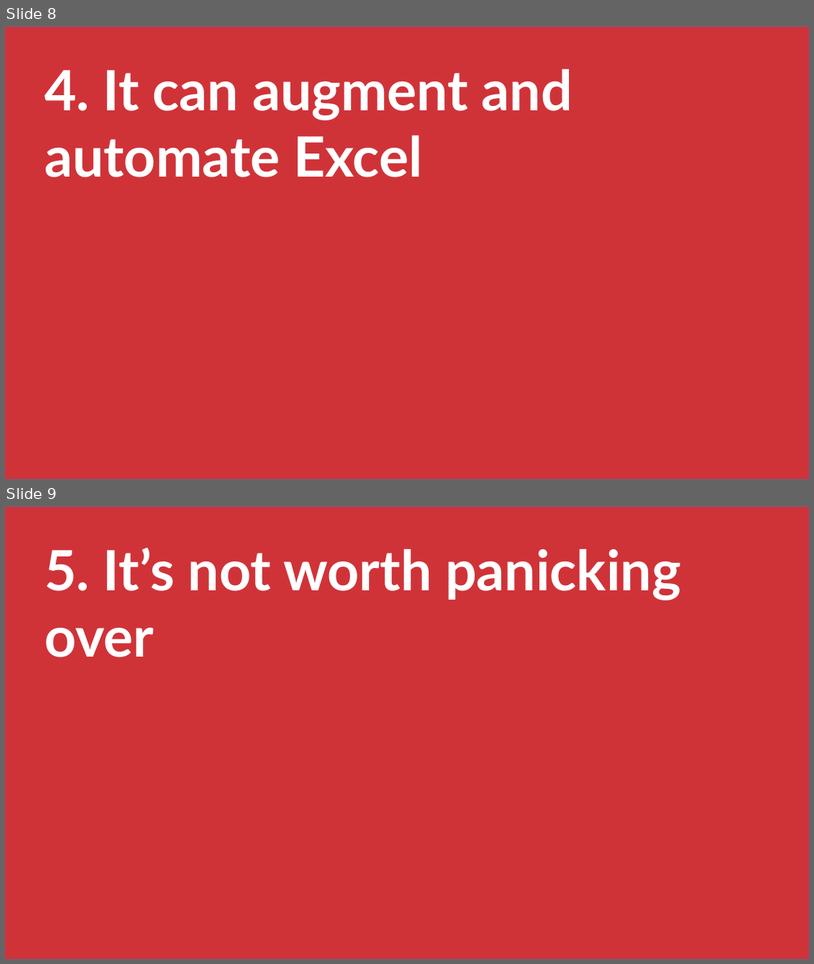
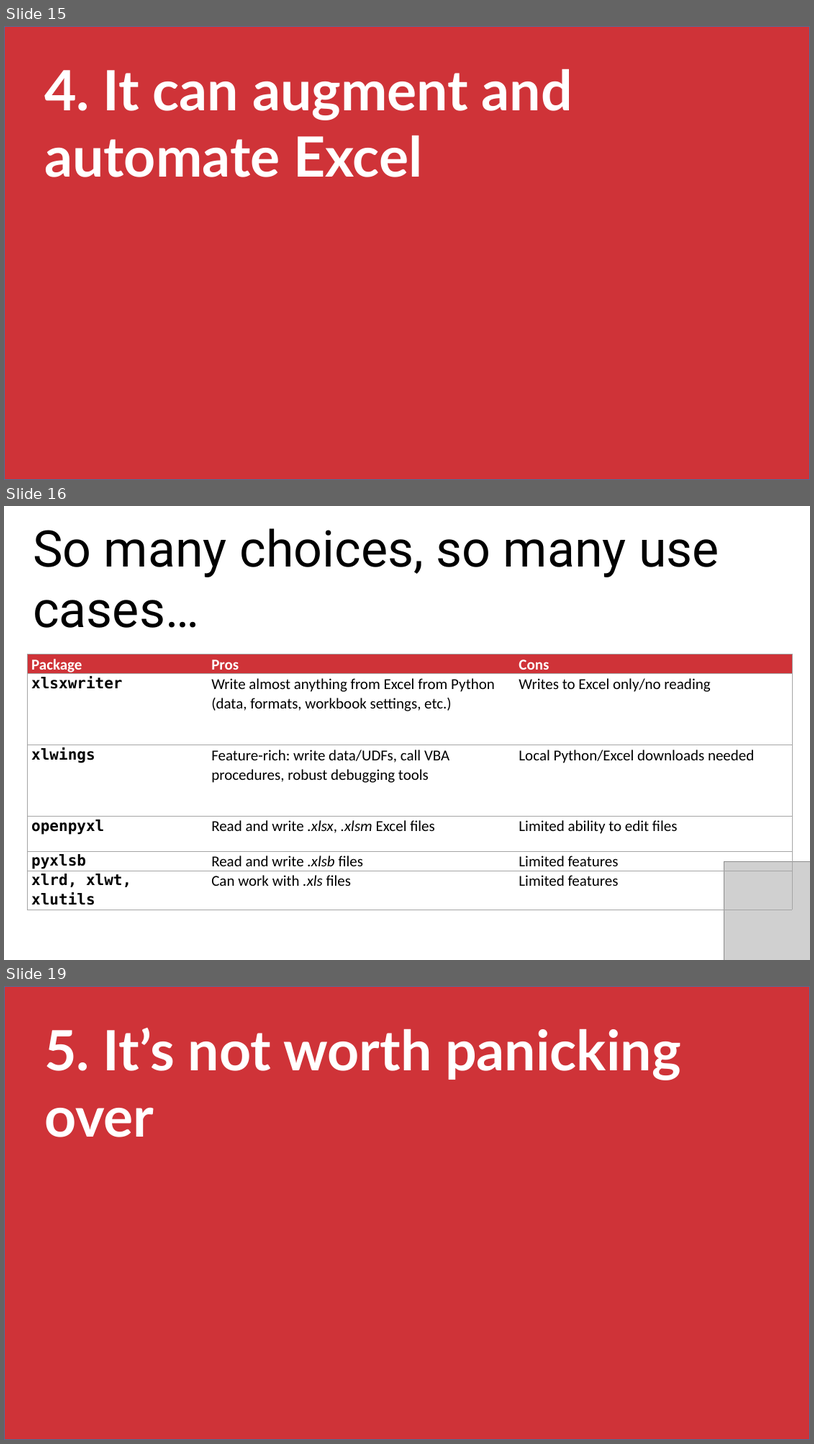
Before and after one commit to stringfestdata/ms-excel-toronto-python, a slide deck: toronto-five-things-excel-python.pptx. Shown one above the other, each under a label of ours: slides 8 and 9 before the commit, slides 15, 16 and 19 after it; the slides between them are not shown. The pictures are 814x964 and 814x1444 pixels, drawn with LibreOffice and Linux fonts; fonts in the diff are those of the drawing; grey boxes stand for pictures. Boxes give left, top, right and bottom in pixels: in the first picture for what was removed or moved away, otherwise in the second. Text is boxed around its words. In the diff, an @@ line names an element or a change of style, - is before the commit and + after.

```diff
--- a/toronto-five-things-excel-python.pptx
+++ b/toronto-five-things-excel-python.pptx
@@ slide 16 added at (x1=4, y1=506, x2=810, y2=960), background #FFFFFF @@
@@ text added at (x1=33, y1=528, x2=720, y2=628), 60 pt, text #000000 @@
+So many choices, so many use cases…
@@ table added at (x1=27, y1=654, x2=793, y2=908), 6 rows, 3 columns @@
+Package | Pros | Cons
+xlsxwriter | Write almost anything from Excel from Python (data, formats, workbook settings, etc.) | Writes to Excel only/no reading
+xlwings | Feature-rich: write data/UDFs, call VBA procedures, robust debugging tools | Local Python/Excel downloads needed
+openpyxl | Read and write .xlsx, .xlsm Excel files | Limited ability to edit files
+pyxlsb | Read and write .xlsb files | Limited features
+xlrd, xlwt, xlutils | Can work with .xls files | Limited features
@@ picture added at (x1=725, y1=861, x2=810, y2=960) @@
@@ what was slide 8 is now slide 15 @@
@@ what was slide 9 is now slide 19 @@
```
Also in this commit, not shown: 5 slides changed, 7 other slides added, 17 slides removed, 3 other files.
